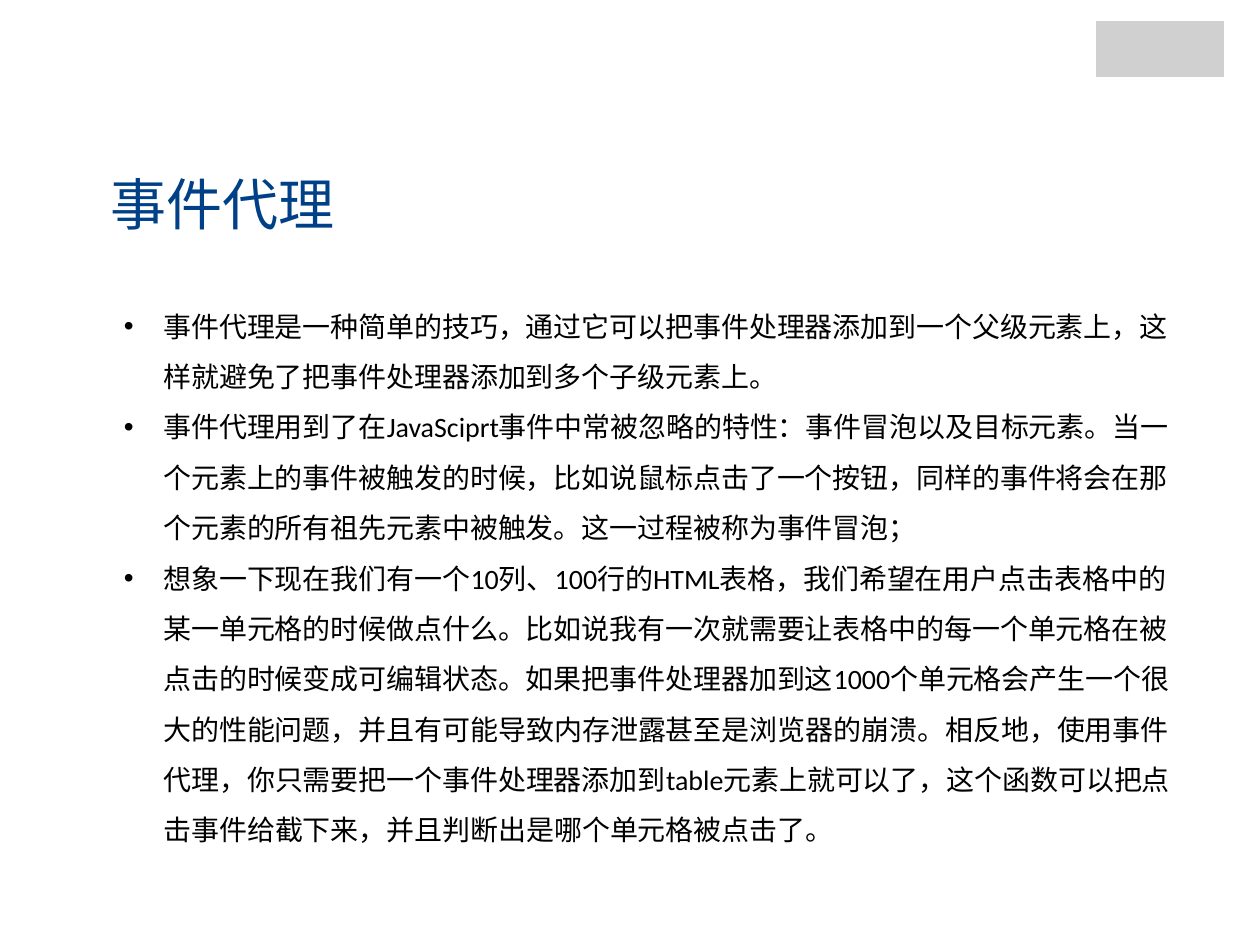
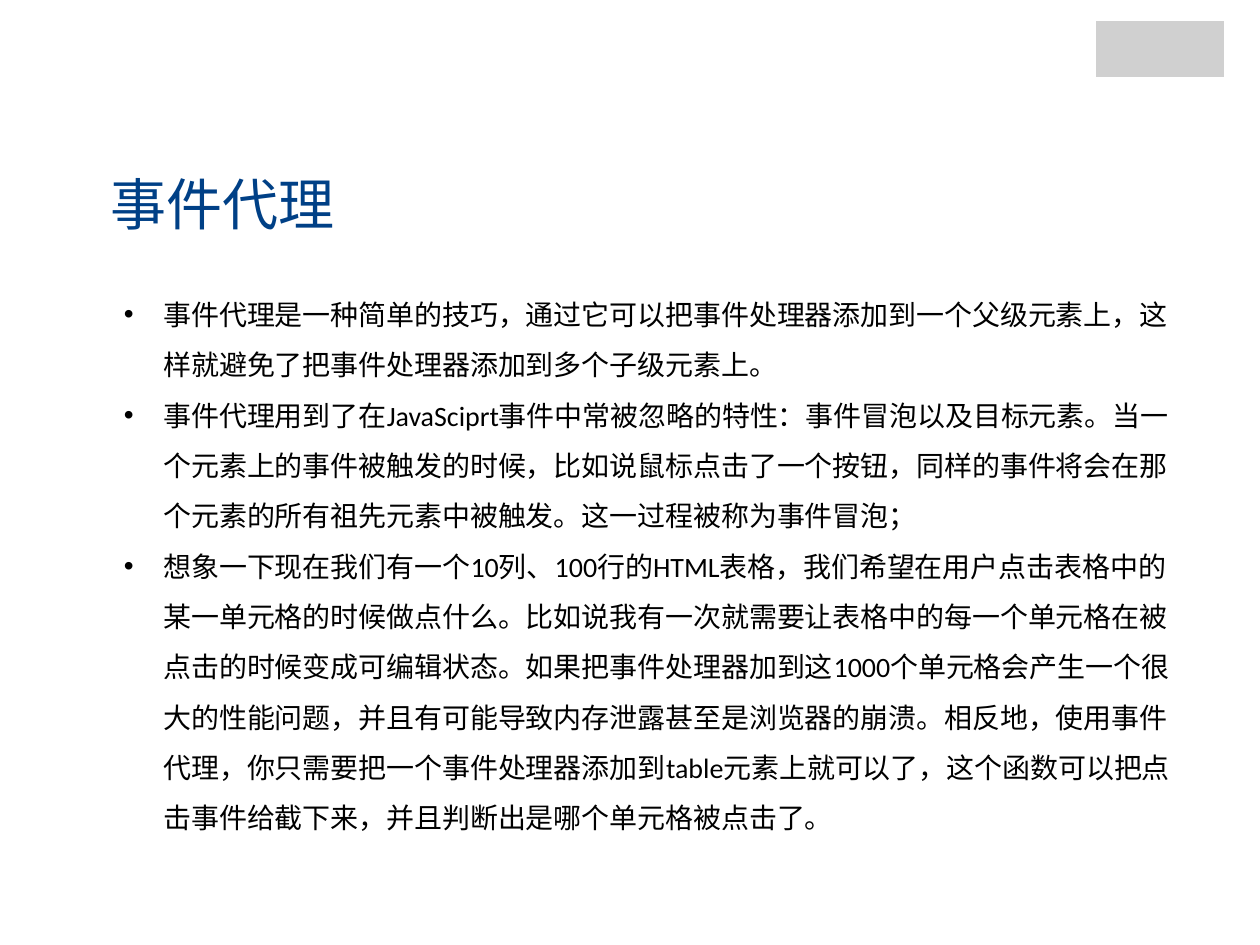
Before and after one commit to jianganglu/share-jquery-basic, a slide deck: slide 18 of jQuery基础应用.pptx (slide 19 before the commit). Drawn at 1260x945 pixels with LibreOffice and Linux fonts; fonts in the diff are those of the drawing; grey boxes stand for pictures; background and template pictures are left out. Boxes give left, top, right and bottom in pixels: in the first picture for what was removed or moved away, otherwise in the second. Text is boxed around its words. In the diff, an @@ line names an element or a change of style, - is before the commit and + after.

```diff
--- a/jQuery基础应用.pptx
+++ b/jQuery基础应用.pptx
@@ text "事件代理是一种简单的技巧，通过它可以把事件处理器添加到一个父级元素上，这样就避免了把事件处理器添加到多个子级元素上。": place and size @@
-text "事件代理是一种简单的技巧，通过它可以把事件处理器添加到一个父级元素上，这样就避免了把事件处理器添加到多个子级元素上。" at (163, 313, 1170, 843)
+text "事件代理是一种简单的技巧，通过它可以把事件处理器添加到一个父级元素上，这样就避免了把事件处理器添加到多个子级元素上。" at (163, 301, 1170, 831)
```
Also in this commit, not shown: 7 other slides changed, 1 slide removed, 4 other files.
